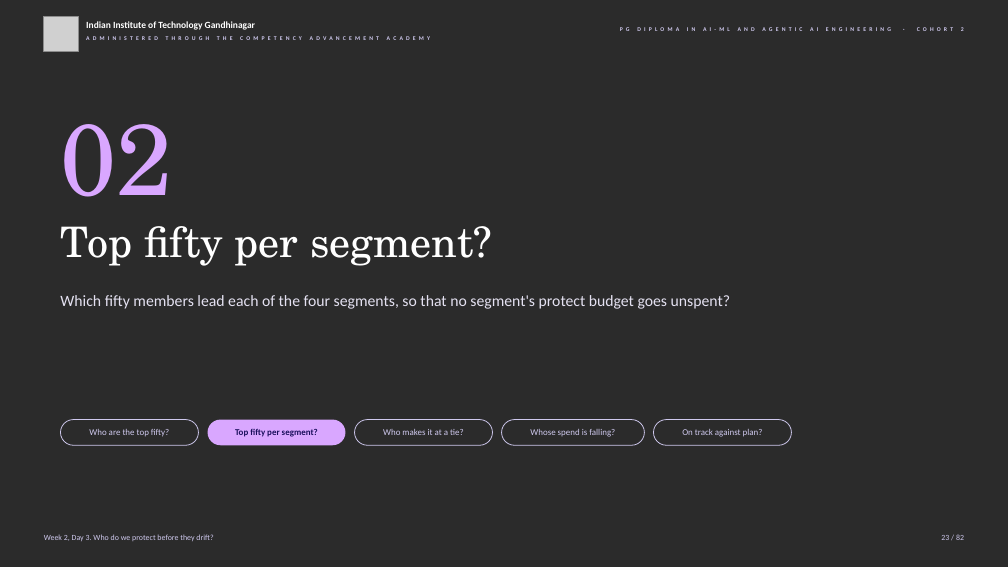
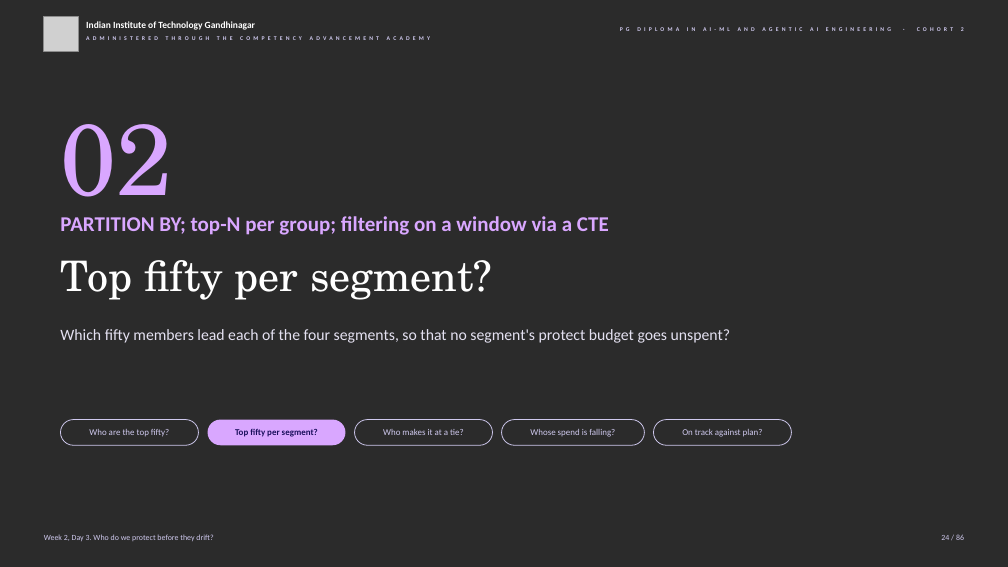
Before and after one commit to fde-academy-lab/c2-content-factory, a slide deck: slide 24 of content/W02/D3/slides/C2_W02_D03_half1_STUDENT.pptx (slide 23 before the commit). Drawn at 1008x567 pixels with LibreOffice and Linux fonts; fonts in the diff are those of the drawing; grey boxes stand for pictures; background and template pictures are left out; a plain dark background stands for a picture behind light text. Boxes give left, top, right and bottom in pixels: in the first picture for what was removed or moved away, otherwise in the second. Text is boxed around its words. In the diff, an @@ line names an element or a change of style, - is before the commit and + after.

```diff
--- a/content/W02/D3/slides/C2_W02_D03_half1_STUDENT.pptx
+++ b/content/W02/D3/slides/C2_W02_D03_half1_STUDENT.pptx
@@ text added at [60,216,609,235], 20 pt, text #D9A7FF, bold @@
+PARTITION BY; top-N per group; filtering on a window via a CTE
@@ text "Top fifty per segment?": place and size @@
-text "Top fifty per segment?" at [60,226,492,266]
+text "Top fifty per segment?" at [60,260,492,300]
@@ text "Which fifty members lead each ...": place and size @@
-text "Which fifty members lead each ..." at [60,295,730,309]
+text "Which fifty members lead each ..." at [60,329,730,343]
```
Also in this commit, not shown: 81 other slides changed, 4 slides added, 3 other files.
